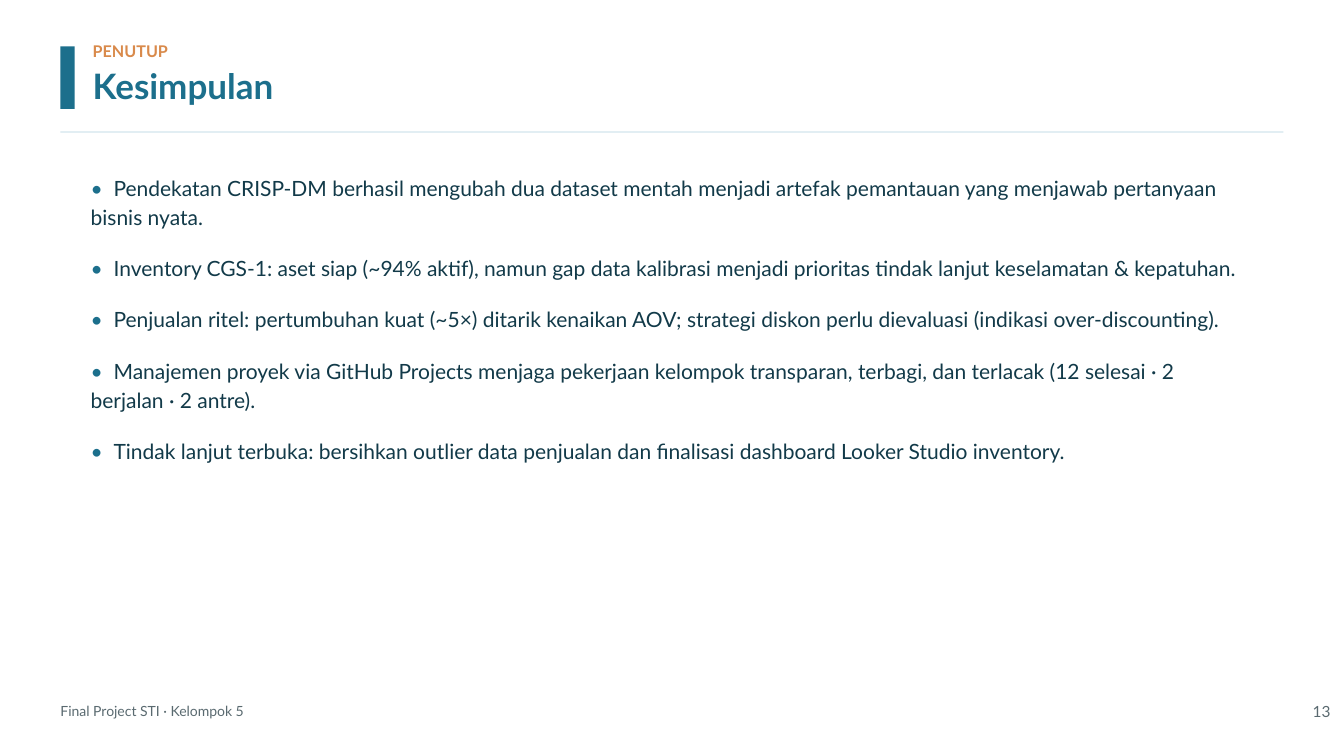
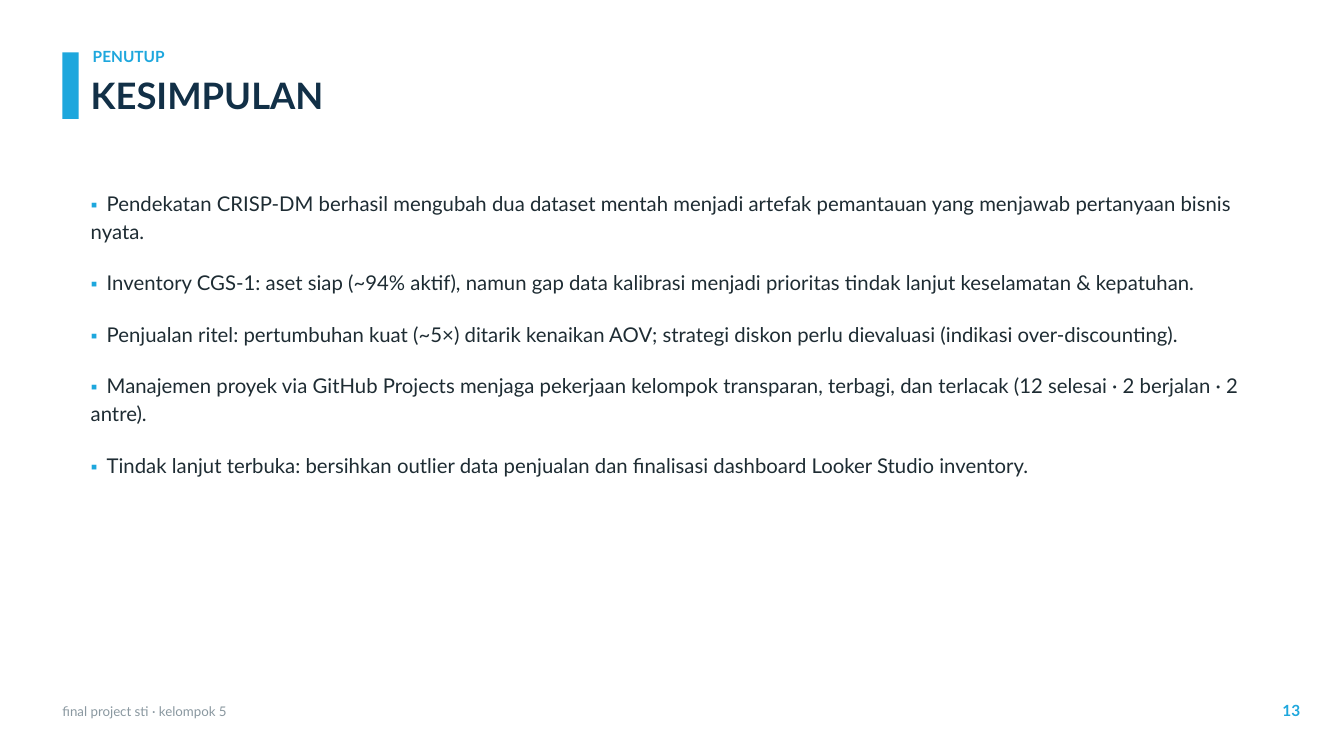
Before and after one commit to sianida26/sti-final-project-kel5, a slide deck: slide 13 of Final-Project-STI-Kel5-Presentation.pptx. Drawn at 1344x756 pixels with LibreOffice and Linux fonts; fonts in the diff are those of the drawing; background and template pictures are left out. Boxes give left, top, right and bottom in pixels: in the first picture for what was removed or moved away, otherwise in the second. Text is boxed around its words. In the diff, an @@ line names an element or a change of style, - is before the commit and + after.

```diff
--- a/Final-Project-STI-Kel5-Presentation.pptx
+++ b/Final-Project-STI-Kel5-Presentation.pptx
@@ rectangle removed at box(0, 0, 1344, 129) @@
@@ rectangle: place and size @@
-rectangle at box(60, 46, 75, 109)
+rectangle at box(63, 52, 79, 119)
@@ rectangle at box(63, 52, 79, 119): fill #1C6F8C to #1EA7DD @@
@@ text "PENUTUP" at box(93, 51, 165, 62): size 11.5 to 11 pt, text colour #D98A4B to #1EA7DD @@
@@ text at box(91, 82, 324, 110): text changed; size 25 to 26 pt; text colour #1C6F8C to #123047 @@
-Kesimpulan
+KESIMPULAN
@@ rectangle removed at box(60, 131, 1284, 133) @@
@@ text at box(91, 196, 1238, 477): text changed; size 15 to 14.5 pt; text colour #123A49 to #1E2C33 @@
-• Pendekatan CRISP-DM berhasil mengubah dua dataset mentah menjadi artefak pemantauan yang menjawab pertanyaan bisnis nyata.
-• Inventory CGS-1: aset siap (~94% aktif), namun gap data kalibrasi menjadi prioritas tindak lanjut keselamatan & kepatuhan.
-• Penjualan ritel: pertumbuhan kuat (~5×) ditarik kenaikan AOV; strategi diskon perlu dievaluasi (indikasi over-discounting).
-• Manajemen proyek via GitHub Projects menjaga pekerjaan kelompok transparan, terbagi, dan terlacak (12 selesai · 2 berjalan · 2 antre).
-• Tindak lanjut terbuka: bersihkan outlier data penjualan dan finalisasi dashboard Looker Studio inventory.
+▪ Pendekatan CRISP-DM berhasil mengubah dua dataset mentah menjadi artefak pemantauan yang menjawab pertanyaan bisnis nyata.
+▪ Inventory CGS-1: aset siap (~94% aktif), namun gap data kalibrasi menjadi prioritas tindak lanjut keselamatan & kepatuhan.
+▪ Penjualan ritel: pertumbuhan kuat (~5×) ditarik kenaikan AOV; strategi diskon perlu dievaluasi (indikasi over-discounting).
+▪ Manajemen proyek via GitHub Projects menjaga pekerjaan kelompok transparan, terbagi, dan terlacak (12 selesai · 2 berjalan · 2 antre).
+▪ Tindak lanjut terbuka: bersihkan outlier data penjualan dan finalisasi dashboard Looker Studio inventory.
@@ text at box(62, 706, 227, 719): text changed; size 10 to 9.5 pt; text colour #5A6A70 to #8A98A0 @@
-Final Project STI · Kelompok 5
+final project sti · kelompok 5
@@ text "13": place and size @@
-text "13" at box(1313, 706, 1331, 717)
+text "13" at box(1282, 704, 1300, 716)
@@ text "13" at box(1282, 704, 1300, 716): text colour #5A6A70 to #1EA7DD, bold on @@
```
Also in this commit, not shown: 13 other slides changed, 2 other files.
